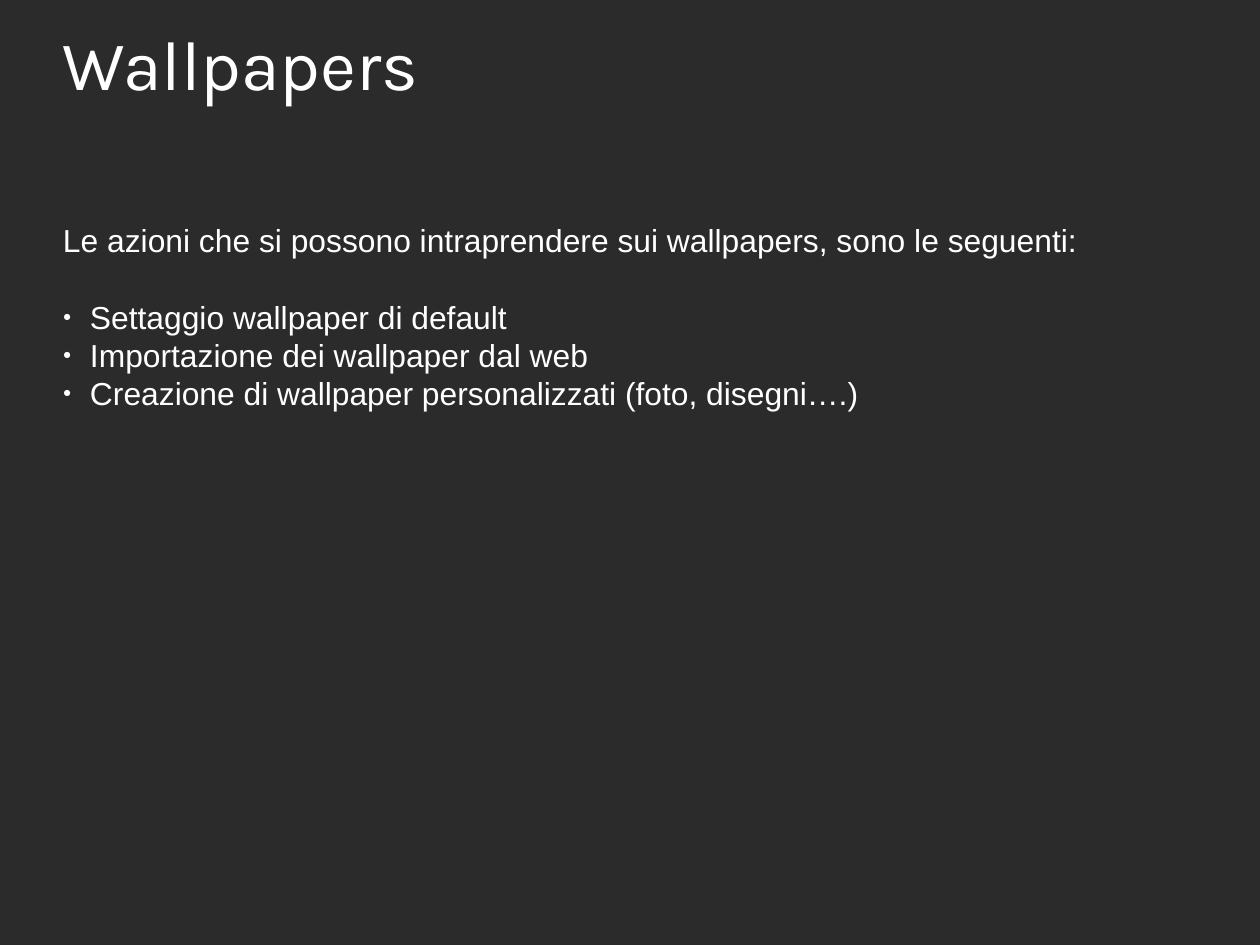
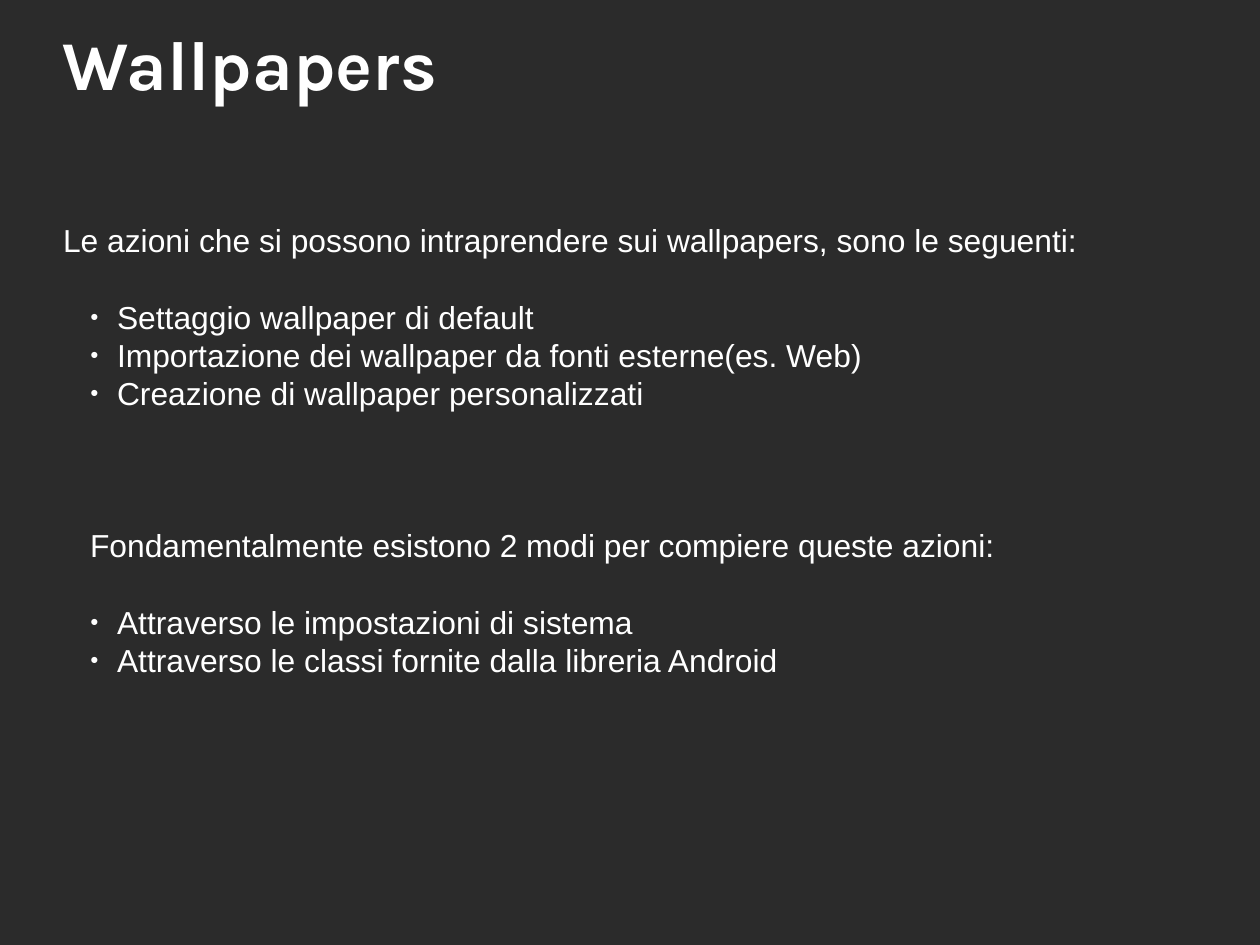
Before and after one commit to 0088024/Wallpaper_v4, a slide deck: slide 3 of ESONERO_WALLPAPERS_FPR-IOL2018.odp. Drawn at 1260x945 pixels with LibreOffice and Linux fonts; fonts in the diff are those of the drawing; background and template pictures are left out; a plain dark background stands for a picture behind light text. Boxes give left, top, right and bottom in pixels: in the first picture for what was removed or moved away, otherwise in the second. Text is boxed around its words. In the diff, an @@ line names an element or a change of style, - is before the commit and + after.

```diff
--- a/ESONERO_WALLPAPERS_FPR-IOL2018.odp
+++ b/ESONERO_WALLPAPERS_FPR-IOL2018.odp
@@ title "Wallpapers" at [63, 42, 437, 107]: bold on @@
@@ subtitle at [117, 306, 533, 334]: list level 1 to 2 in "Settaggio wallpaper di default" @@
@@ subtitle at [90, 344, 994, 673]: text changed @@
-● Importazione dei wallpaper dal web
-● Creazione di wallpaper personalizzati (foto, disegni….)
+  ● Importazione dei wallpaper da fonti esterne(es. Web)
+  ● Creazione di wallpaper personalizzati
+Fondamentalmente esistono 2 modi per compiere queste azioni:
+  ● Attraverso le impostazioni di sistema
+  ● Attraverso le classi fornite dalla libreria Android
```
Also in this commit, not shown: 3 other slides changed, 5 slides added.
